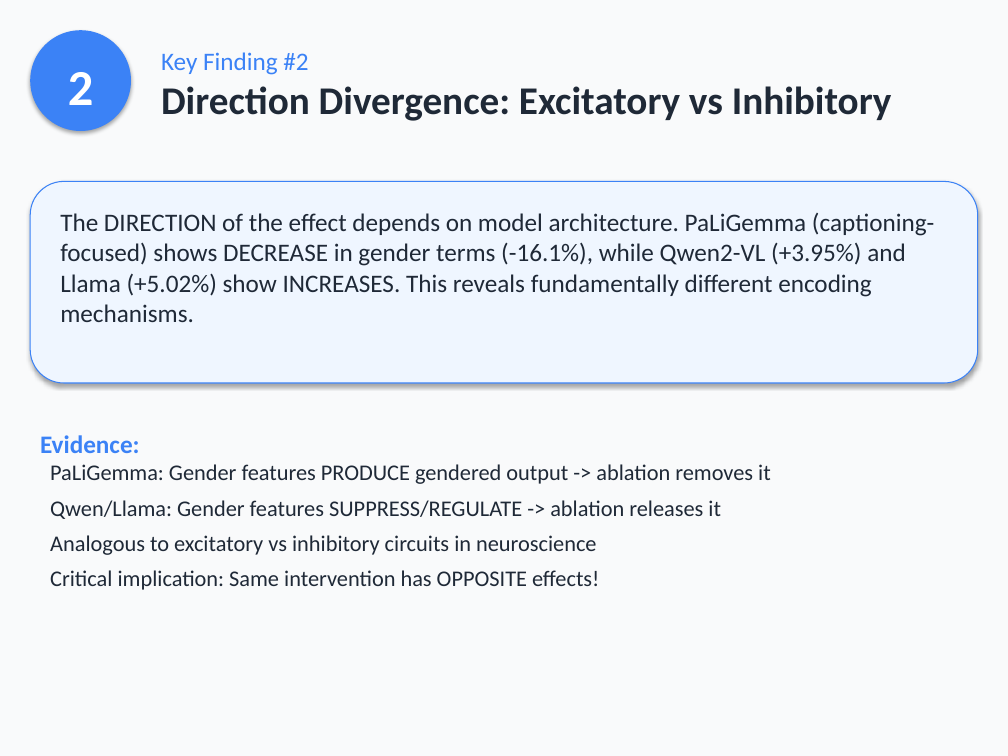
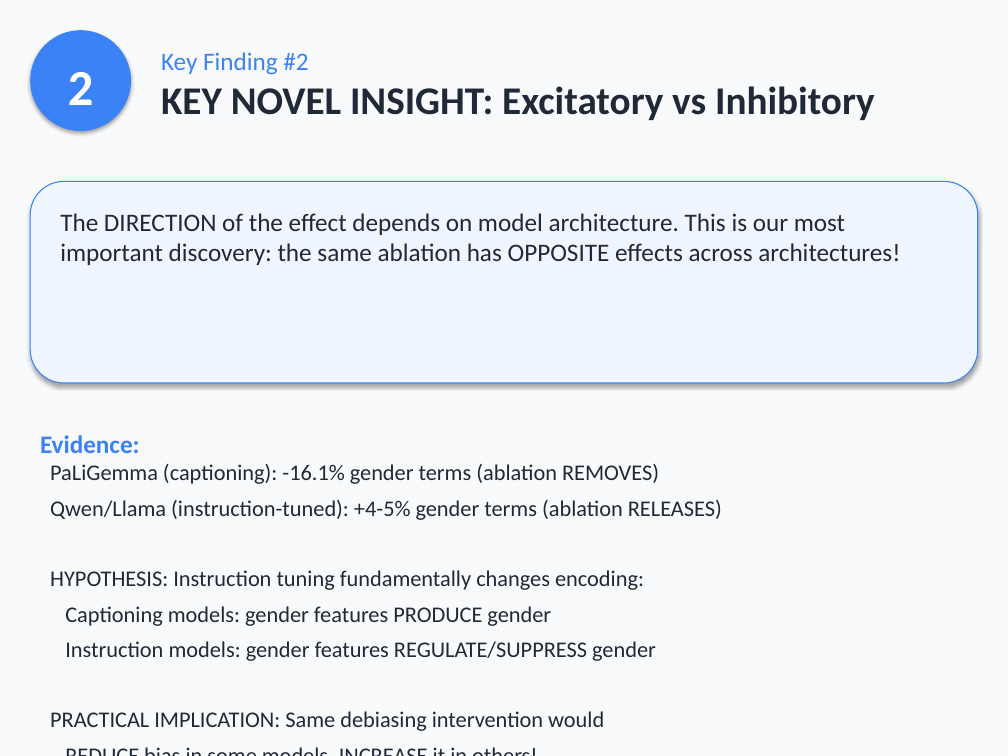
Before and after one commit to nour-mubarak/mechanistic_intrep, a slide deck: slide 23 of sae_captioning_project/presentation/SAE_Gender_Bias_VLM_Presentation.pptx (slide 17 before the commit). Drawn at 1008x756 pixels with LibreOffice and Linux fonts; fonts in the diff are those of the drawing. Boxes give left, top, right and bottom in pixels: in the first picture for what was removed or moved away, otherwise in the second. Text is boxed around its words. In the diff, an @@ line names an element or a change of style, - is before the commit and + after.

```diff
--- a/sae_captioning_project/presentation/SAE_Gender_Bias_VLM_Presentation.pptx
+++ b/sae_captioning_project/presentation/SAE_Gender_Bias_VLM_Presentation.pptx
@@ text at (x1=161, y1=86, x2=874, y2=120): text changed @@
-Direction Divergence: Excitatory vs Inhibitory
+KEY NOVEL INSIGHT: Excitatory vs Inhibitory
@@ text at (x1=60, y1=213, x2=900, y2=265): text changed @@
-The DIRECTION of the effect depends on model architecture. PaLiGemma (captioning-focused) shows DECREASE in gender terms (-16.1%), while Qwen2-VL (+3.95%) and Llama (+5.02%) show INCREASES. This reveals fundamentally different encoding mechanisms.
+The DIRECTION of the effect depends on model architecture. This is our most important discovery: the same ablation has OPPOSITE effects across architectures!
@@ text at (x1=50, y1=464, x2=722, y2=731): text changed @@
-PaLiGemma: Gender features PRODUCE gendered output -> ablation removes it
-Qwen/Llama: Gender features SUPPRESS/REGULATE -> ablation releases it
-Analogous to excitatory vs inhibitory circuits in neuroscience
-Critical implication: Same intervention has OPPOSITE effects!
+PaLiGemma (captioning): -16.1% gender terms (ablation REMOVES)
+Qwen/Llama (instruction-tuned): +4-5% gender terms (ablation RELEASES)
+HYPOTHESIS: Instruction tuning fundamentally changes encoding:
+Captioning models: gender features PRODUCE gender
+Instruction models: gender features REGULATE/SUPPRESS gender
+PRACTICAL IMPLICATION: Same debiasing intervention would
+REDUCE bias in some models, INCREASE it in others!
```
Also in this commit, not shown: 2 other slides changed, 6 slides added, 14 other files.
